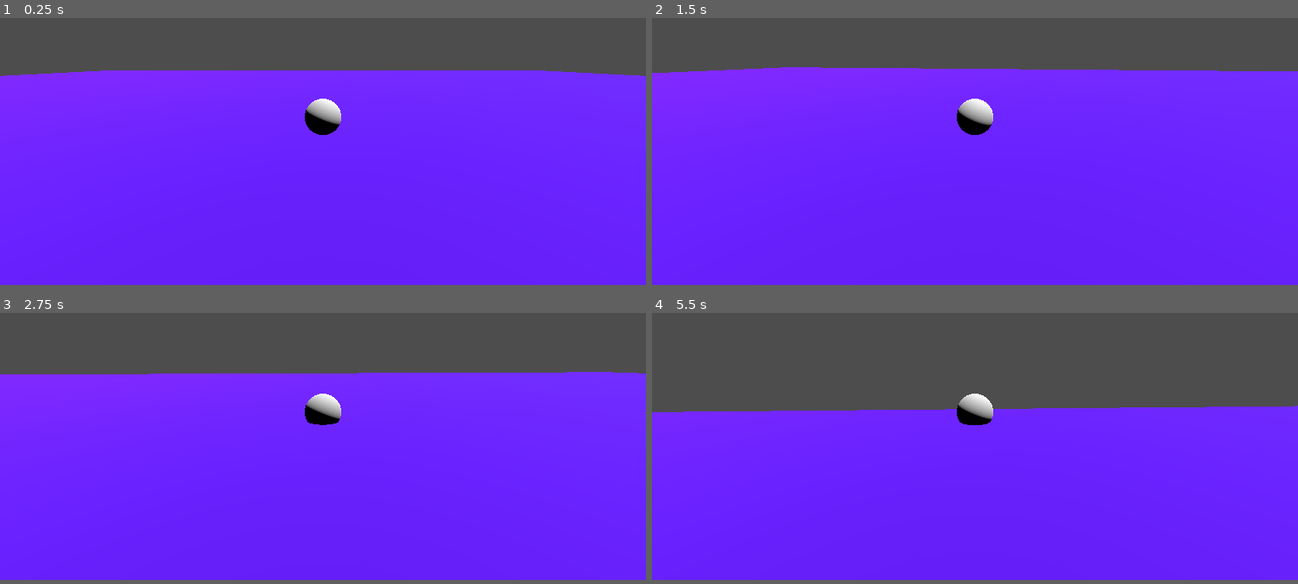
Above: before the commit, frames 1-4 (two rows, left to right).
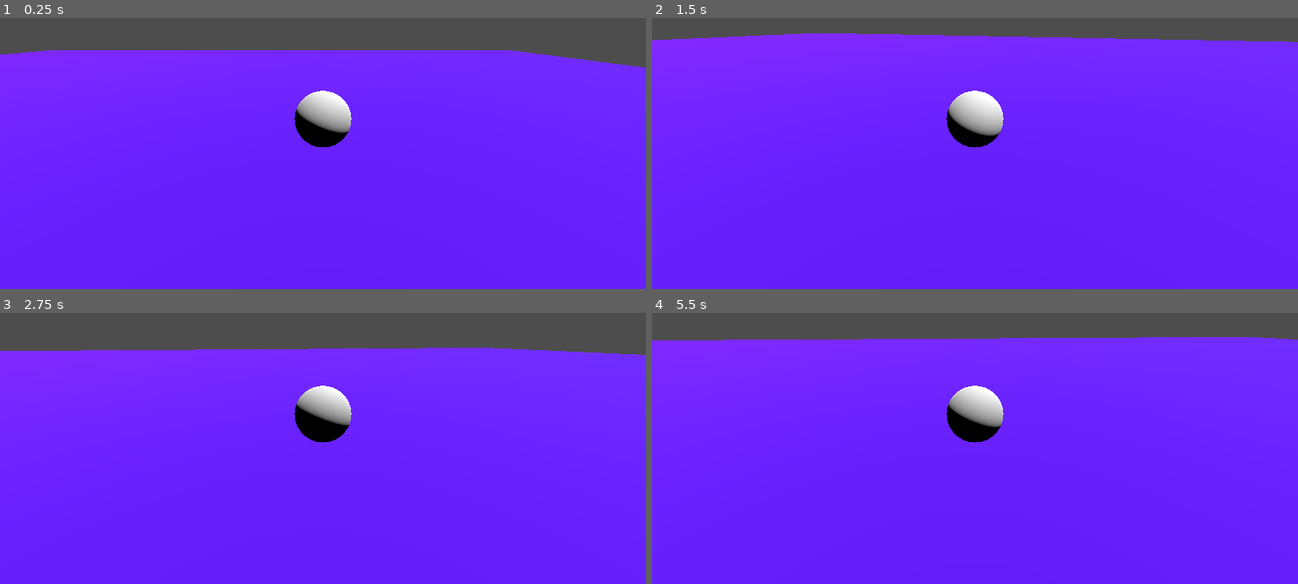
Above: after the commit, the same moments.

Repository: JojoMakesGames/Rogue-Bot
Game: Godot game, scene res://Scenes/Tests/Test_Robot_Walk.tscn
Two runs of this game, one before a commit and one after it. Both use one fixed random seed, a clock stepped at 60 frames per second and the inputs below.
Inputs (mouse positions are in pixels of both pictures, inside the frame that each line leads up to):
- Up to frame 1 (0.25 s): no input
- Up to frame 2 (1.5 s): tap Enter (ui_accept) at 0.5 s; move the mouse to (1007, 102) at 0.52 s; hold Up (ui_up) from 0.53 s (still down); tap E (hack) at 0.6, 1.35 s; tap Space (jump) at 0.77 s; move the mouse to (942, 104) at 1.27 s
- Up to frame 3 (2.75 s): keep holding Up (ui_up); tap Space (jump) at 1.52 s; move the mouse to (335, 391) at 2.02 s; tap E (hack) at 2.1 s
- Up to frame 4 (5.5 s): keep holding Up (ui_up); move the mouse to (968, 405) at 2.77 s; tap E (hack) every 0.75 s from 2.85 to 5.1 s; tap Space (jump) at 3.02, 3.77, 4.52 s; move the mouse to (1020, 402) at 3.52 s; move the mouse to (923, 394) at 4.27 s; move the mouse to (981, 399) at 5.02 s
In our replay, the window is 799x449 before the commit and 799x454 after it. These sizes can differ from the game's own. Grey fills any space a smaller window leaves; there, only what the larger window draws over its background counts as a difference.

The runs differ from the first frame. In frame 1, 8.1% of the frame differs, in the area x 0-100%, y 11-48%; in frame 2, 13%; in frame 3, 9.7%; in frame 4, 27%, in the area x 0-100%, y 8-48%.

Commit message:
Refine mechanics for swapping

Diff:
--- /dev/null
+++ b/Scenes/Player/Car.tscn
@@ -0,0 +1,14 @@
+[gd_scene load_steps=3 format=3 uid="uid://unkgibbg86cw"]
+
+[sub_resource type="BoxShape3D" id="BoxShape3D_1gskn"]
+
+[sub_resource type="BoxMesh" id="BoxMesh_r8xo1"]
+size = Vector3(1, 1, 3)
+
+[node name="Car" type="VehicleBody3D"]
+
+[node name="CollisionShape3D" type="CollisionShape3D" parent="."]
+shape = SubResource("BoxShape3D_1gskn")
+
+[node name="MeshInstance3D" type="MeshInstance3D" parent="."]
+mesh = SubResource("BoxMesh_r8xo1")
--- a/Scenes/Player/PlayerRobot.tscn
+++ b/Scenes/Player/PlayerRobot.tscn
@@ -1,10 +1,9 @@
-[gd_scene load_steps=6 format=3 uid="uid://evj67m3f7pbo"]
+[gd_scene load_steps=7 format=3 uid="uid://evj67m3f7pbo"]
 
 [ext_resource type="Script" path="res://Scripts/StateMachine/player_robot.gd" id="1_ui6sl"]
 [ext_resource type="PackedScene" uid="uid://by3pyjr8x63kb" path="res://Scenes/Player/player_robot_state_machine.tscn" id="2_304l3"]
 
 [sub_resource type="SphereShape3D" id="SphereShape3D_5qk8t"]
-radius = 0.25
 
 [sub_resource type="StandardMaterial3D" id="StandardMaterial3D_k0myy"]
 resource_local_to_scene = true
@@ -13,9 +12,13 @@
 resource_local_to_scene = true
 material = SubResource("StandardMaterial3D_k0myy")
 
+[sub_resource type="SphereShape3D" id="SphereShape3D_oub35"]
+
 [node name="PlayerRobot" type="CharacterBody3D"]
-collision_mask = 3
+collision_mask = 7
 script = ExtResource("1_ui6sl")
+SPEED = 5.0
+JUMP_VELOCITY = 4.0
 
 [node name="CollisionShape3D" type="CollisionShape3D" parent="."]
 shape = SubResource("SphereShape3D_5qk8t")
@@ -25,3 +28,14 @@
 
 [node name="MeshInstance3D" type="MeshInstance3D" parent="."]
 mesh = SubResource("SphereMesh_qunvm")
+
+[node name="Camera3D" type="Camera3D" parent="."]
+transform = Transform3D(1, 0, 0, 0, 0.948412, 0.31704, 0, -0.31704, 0.948412, 0, 1.56849, 3.95809)
+
+[node name="DetectionArea" type="Area3D" parent="."]
+collision_layer = 4
+collision_mask = 7
+
+[node name="CollisionShape3D" type="CollisionShape3D" parent="DetectionArea"]
+transform = Transform3D(4, 0, 0, 0, 4, 0, 0, 0, 4, 0, 0, 0)
+shape = SubResource("SphereShape3D_oub35")
--- a/Scenes/Tests/Test_Robot_Walk.tscn
+++ b/Scenes/Tests/Test_Robot_Walk.tscn
@@ -1,7 +1,8 @@
-[gd_scene load_steps=6 format=3 uid="uid://bgsles7y11rwc"]
+[gd_scene load_steps=7 format=3 uid="uid://bgsles7y11rwc"]
 
 [ext_resource type="PackedScene" uid="uid://evj67m3f7pbo" path="res://Scenes/Player/PlayerRobot.tscn" id="1_mc7p2"]
 [ext_resource type="Script" path="res://Scripts/StateMachine/player.gd" id="1_otp8b"]
+[ext_resource type="PackedScene" uid="uid://unkgibbg86cw" path="res://Scenes/Player/Car.tscn" id="3_sbjw1"]
 
 [sub_resource type="WorldBoundaryShape3D" id="WorldBoundaryShape3D_75g6m"]
 
@@ -13,6 +14,9 @@
 size = Vector2(100, 100)
 
 [node name="Node3D" type="Node3D"]
+
+[node name="PlayerRobot2" parent="." instance=ExtResource("1_mc7p2")]
+transform = Transform3D(1, 0, 0, 0, 1, 0, 0, 0, 1, -9.21816, 2.98003, 0)
 
 [node name="StaticBody3D" type="StaticBody3D" parent="."]
 collision_layer = 2
@@ -27,22 +31,12 @@
 [node name="DirectionalLight3D" type="DirectionalLight3D" parent="."]
 transform = Transform3D(0.925831, -0.0248368, 0.377121, -0.377938, -0.0608425, 0.92383, 7.44383e-18, -0.997838, -0.0657166, 0, 3.79025, 31.5465)
 
-[node name="PlayerRobot" parent="." instance=ExtResource("1_mc7p2")]
-transform = Transform3D(1, 0, 0, 0, 1, 0, 0, 0, 1, 0, 1.2389, 0)
-SPEED = 10.0
-JUMP_VELOCITY = 4.0
-
-[node name="Camera3D" type="Camera3D" parent="PlayerRobot"]
-transform = Transform3D(1, 0, 0, 0, 0.982755, 0.184912, 0, -0.184912, 0.982755, 0, 1.55244, 6.31939)
-
-[node name="PlayerRobot2" parent="." instance=ExtResource("1_mc7p2")]
-transform = Transform3D(1, 0, 0, 0, 1, 0, 0, 0, 1, 0, 1.2389, 8.33675)
-SPEED = 10.0
-JUMP_VELOCITY = 4.0
-
-[node name="Camera3D" type="Camera3D" parent="PlayerRobot2"]
-transform = Transform3D(1, 0, 0, 0, 0.982755, 0.184912, 0, -0.184912, 0.982755, 0, 1.55244, 6.31939)
-
 [node name="Node3D" type="Node3D" parent="." node_paths=PackedStringArray("hacked_object")]
 script = ExtResource("1_otp8b")
 hacked_object = NodePath("../PlayerRobot")
+
+[node name="Car" parent="." instance=ExtResource("3_sbjw1")]
+transform = Transform3D(1, 0, 0, 0, 1, 0, 0, 0, 1, 0, 2.71056, 0)
+
+[node name="PlayerRobot" parent="." instance=ExtResource("1_mc7p2")]
+transform = Transform3D(1, 0, 0, 0, 1, 0, 0, 0, 1, 9.26309, 3.69914, 0)
--- a/Scripts/StateMachine/SuperStates/player_ability_state.gd
+++ b/Scripts/StateMachine/SuperStates/player_ability_state.gd
@@ -9,7 +9,6 @@
 
 func handle_input(delta):
 	super.handle_input(delta)
-	print_debug("is_ability_done: ", is_ability_done)
 	if is_ability_done:
 		if player.is_on_floor() and player.velocity.y > -0.01:
 			state_machine.change_state(state_machine.idle)
--- a/Scripts/StateMachine/player.gd
+++ b/Scripts/StateMachine/player.gd
@@ -1,32 +1,19 @@
 extends Node3D
 class_name Player
 
-@export var hacked_object: PossessableObject
+@export var hacked_object: PhysicsBody3D
 var mouse_delta: Vector2
 var camera: Camera3D
+var current_scan: Node3D
 
 func _ready():
 	hacked_object.hacked = true
 	camera = hacked_object.get_node("Camera3D")
+	camera.make_current()
 	Input.set_mouse_mode(Input.MOUSE_MODE_CAPTURED)
 
-func _physics_process(delta):
-	var space_state = get_world_3d().direct_space_state
-	var forward = hacked_object.global_transform.basis.z * -1000
-	var query = PhysicsRayQueryParameters3D.create(hacked_object.position, forward)
-	query.set_collision_mask(1)
-	var result = space_state.intersect_ray(query)
-	if "collider" in result:
-		var new_hack = result["collider"] as PossessableObject
-		var mesh: Mesh = new_hack.mesh.mesh
-		mesh.material.albedo_color = Color(255,0,0)
-		if Input.is_action_just_pressed("hack"):
-			hacked_object.hacked = false
-			hacked_object = new_hack
-			hacked_object.hacked = true
-			camera = new_hack.get_node("Camera3D")
-			camera.make_current()
-
+func _physics_process(_delta):
+	scan_for_hackables()
 
 func _process(delta):
 	hacked_object.rotation_degrees.x -= mouse_delta.y * 10.0 * delta
@@ -38,3 +25,31 @@
 func _input(event):
 	if event is InputEventMouseMotion:
 		mouse_delta = event.relative
+
+
+func change_hacked_object(new_hacked_object: Node3D):
+	hacked_object.hacked = false
+	new_hacked_object.look_at(hacked_object.position)
+	hacked_object = new_hacked_object
+	hacked_object.hacked = true
+	hacked_object.mesh.mesh.material.albedo_color = hacked_object.base_color
+	camera = new_hacked_object.get_node("Camera3D")
+	camera.make_current()
+
+func scan_for_hackables():
+	var space_state = get_world_3d().direct_space_state
+	var forward = hacked_object.global_transform.basis.z * -1000
+	var query = PhysicsRayQueryParameters3D.create(hacked_object.position, forward)
+	query.set_collision_mask(4)
+	query.collide_with_areas = true
+	query.collide_with_bodies = false
+	var result = space_state.intersect_ray(query)
+	if "collider" in result:
+		current_scan = result["collider"].get_parent() as Node3D
+		var mesh: Mesh = current_scan.mesh.mesh
+		mesh.material.albedo_color = Color(255,0,0)
+		if Input.is_action_just_pressed("hack"):
+			change_hacked_object(current_scan)
+	elif current_scan:
+		current_scan.mesh.mesh.material.albedo_color = current_scan.base_color
+		current_scan = null
--- a/Scripts/StateMachine/player_robot.gd
+++ b/Scripts/StateMachine/player_robot.gd
@@ -1,9 +1,10 @@
-extends PossessableObject
+extends CharacterBody3D
 
 class_name PlayerRobot
 
 @onready var state_machine: PlayerRobotStateMachine = $StateMachine
 @onready var mesh: MeshInstance3D = $MeshInstance3D
+@onready var base_color: Color = mesh.mesh.material.albedo_color
 var gravity = ProjectSettings.get_setting("physics/3d/default_gravity")
 
 @export var SPEED: float
--- a/Scripts/possessable_object.gd
+++ b/Scripts/possessable_object.gd
@@ -1,3 +1,3 @@
-extends CharacterBody3D
+extends PhysicsBody3D
 
 class_name PossessableObject
--- a/project.godot
+++ b/project.godot
@@ -14,6 +14,11 @@
 run/main_scene="res://Scenes/Tests/Test_Robot_Walk.tscn"
 config/features=PackedStringArray("4.0", "Forward Plus")
 config/icon="res://icon.svg"
+
+[display]
+
+window/size/viewport_width=2304
+window/size/viewport_height=1308
 
 [input]
 
@@ -56,3 +61,4 @@
 
 3d_physics/layer_1="Player"
 3d_physics/layer_2="Ground"
+3d_physics/layer_3="DetectionZone"
